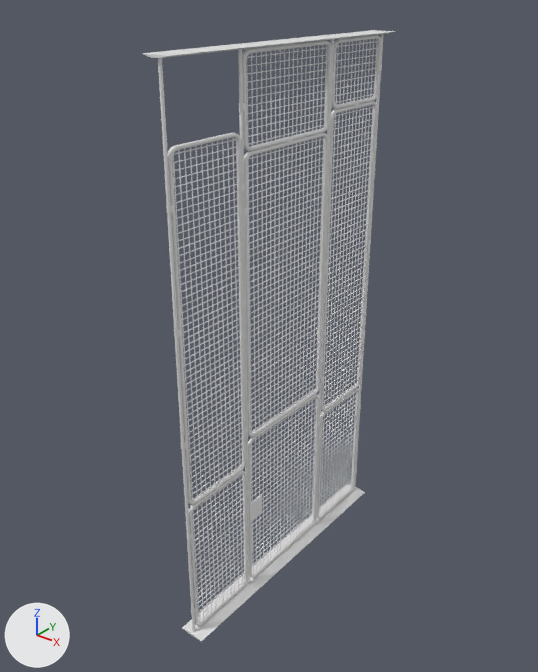
The FBX model Assets/Prefabs/OtherObjects/Lattice1.fbx: old version first, new version second.
The view is the same before and after, from a camera (50 mm lens) standing at (25.44, -17.38, 19.63) and looking at (11.8, -0.33, 9.06). Arrows for +X, +Y and +Z are at lower left; the lights stay in place. The older version comes first. Where no turn or scale is listed for an object, it has been applied to the vertices.

The older version as bpy lines, for what is in view:
```python
me_cube_894 = bpy.data.meshes.new('Cube.894')
me_cube_894.from_pydata(...)  # 384 vertices, 288 faces; spans x -0.02..0.01, y 1.98..5.86, z -10.74..-4.86
me_cube_896 = bpy.data.meshes.new('Cube.896')
me_cube_896.from_pydata(...)  # 1518 vertices, 770 faces; spans x 12.2..12.3, y -4.9..4.9, z 0.9..17.0
me_cube_898 = bpy.data.meshes.new('Cube.898')
me_cube_898.from_pydata(...)  # 408 vertices, 220 faces; spans x -0.5..0.4, y -5.0..5.0, z -18.0..0.0
ob_f1_fenceconnections_side1 = bpy.data.objects.new('F1_FenceConnections_Side1', me_cube_896)
ob_f1_fenceconnections_side1.location = (0.0, 0.0, 0.0)
ob_f1_fencedoorfill2_side1 = bpy.data.objects.new('F1_FenceDoorFill2_Side1', me_cube_894)
ob_f1_fencedoorfill2_side1.location = (12.25, -3.92, 10.9)
ob_f1_fencefloor = bpy.data.objects.new('F1_FenceFloor', me_cube_898)
ob_f1_fencefloor.location = (12.25, 0.0, 18.0)
# also in view: 'F1_FanceSlopes' at (12.25, 0.0, 9.0); 'F1_FenceDoor_Side1' at (12.25, 0.0, 3.1); 'F1_FenceFill2_Side1' at (12.25, 0.0, 9.0)
```
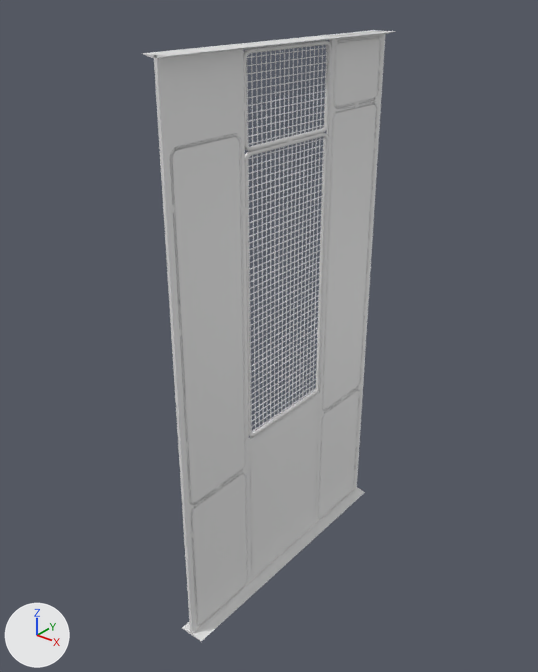
Pixel boxes (x1, y1, x2, y2) of what changed, in the pictures (538 x 672 px):
'F1_FenceHitbox2', added
    after: (154, 46, 251, 635)
'F1_FenceHitbox1', added
    after: (316, 34, 385, 524)
'F1_FenceDoorHitbox', added
    after: (249, 391, 320, 581)
'F1_FanceSlopes', unchanged, covered by the edit
    before: (158, 34, 383, 632)
'F1_FenceDoorFill2_Side1', unchanged, covered by the edit
    before: (251, 397, 317, 575)

What the commit changed:
Mesh me_cube_992 is new.
It is a box spanning x -0.05..0.05, y -2.5..1.5, z 0.0..6.1.
Mesh me_cube_853 is new.
It is a box spanning x -0.1..0.1, y -1.5..1.5, z 0.0..18.0.
Object 'F1_FenceDoorHitbox' (ob_f1_fencedoorhitbox) is new; it shows me_cube_992.
Its location is (12.25, 0.5, 0.0).
Object 'F1_FenceHitbox1' (ob_f1_fencehitbox1) is new; it shows me_cube_853.
Its location is (12.25, 3.5, 0.0).
Object 'F1_FenceHitbox2' (ob_f1_fencehitbox2) is new; it shows a copy of me_cube_853.
Its location is (12.25, -3.5, 0.0).
